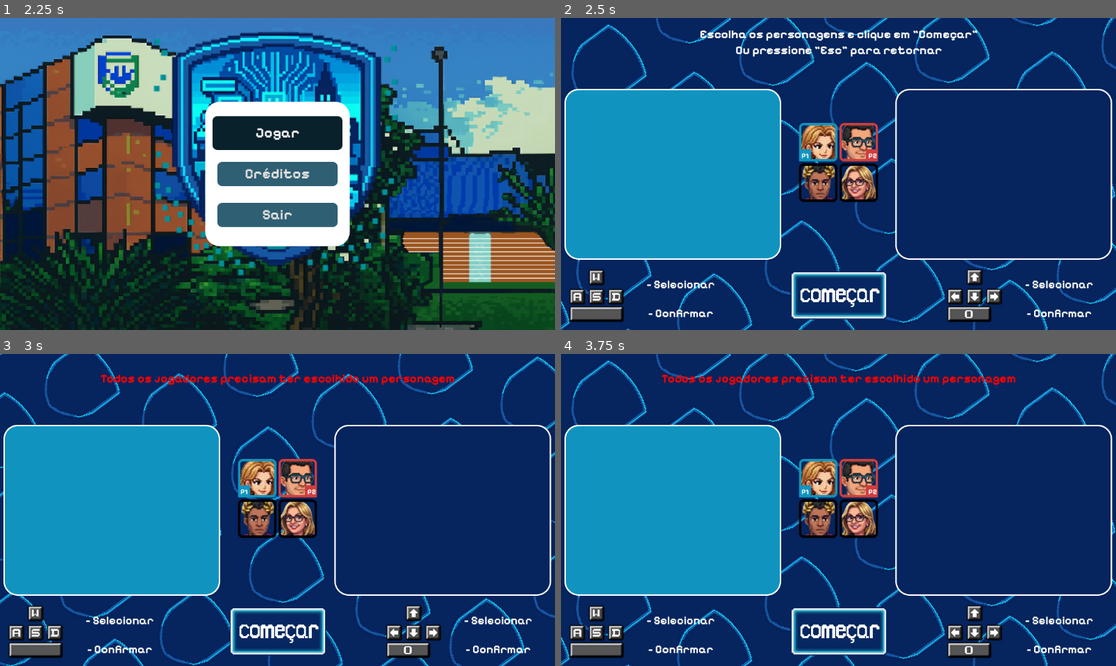
Above: before the commit, frames 1-4 (two rows, left to right).
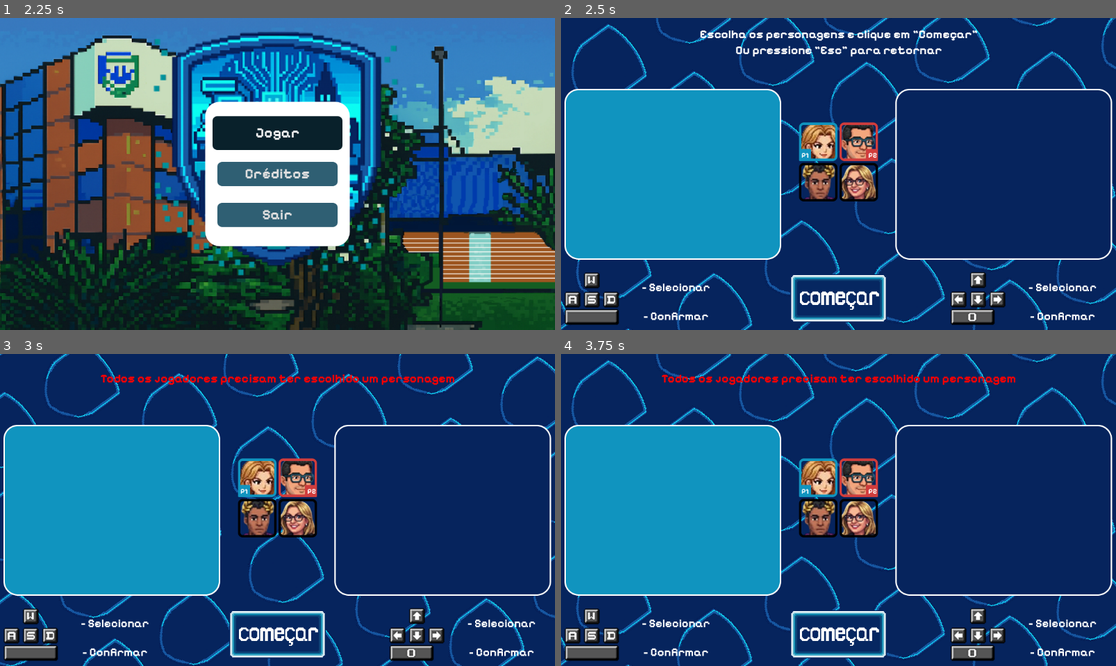
Above: after the commit, the same moments.

Repository: RailanTeles/UniFighters
Game: Godot game, scene res://menu.tscn
Two runs of this game, one before a commit and one after it. Both use one fixed random seed, a clock stepped at 60 frames per second and the inputs below. Sound files missing from this copy of the repository are replaced by a short silence.
Inputs (mouse positions are in pixels of both pictures, inside the frame that each line leads up to; where the layout moved, square brackets give the same spot in the first picture):
- Up to frame 1 (2.25 s): tap Enter at 0.5 s; hold D (p1_direita) 0.53-1.25 s; tap Down (p2_baixo) at 0.6 s; tap Space (p1_pular) at 0.77 s; click "Jogar" at 1.25 s; click "Jogar" at 2 s
- Up to frame 2 (2.5 s): no input
- Up to frame 3 (3 s): click (277, 634) [277, 631] at 2.75 s
- Up to frame 4 (3.75 s): click (838, 634) [838, 631] at 3.5 s

Frame 1 is identical in both runs. In frame 2, 5.5% of the frame differs, in the area x 0-97%, y 33-99%; in frame 3, 5.5%; in frame 4, 5.5%.

Commit message:
Update selecao.tscn

Diff:
--- a/selecao.tscn
+++ b/selecao.tscn
@@ -119,57 +119,30 @@
 horizontal_alignment = 1
 vertical_alignment = 1
 
-[node name="botoes" type="Control" parent="."]
+[node name="botoes" type="HBoxContainer" parent="."]
 custom_minimum_size = Vector2(300, 0)
 layout_mode = 1
 anchors_preset = 12
 anchor_top = 1.0
 anchor_right = 1.0
 anchor_bottom = 1.0
-offset_top = -142.0
+offset_top = -130.0
 grow_horizontal = 2
 grow_vertical = 0
 
 [node name="botoesP1" type="TextureRect" parent="botoes"]
-layout_mode = 1
-anchors_preset = 4
-anchor_top = 0.5
-anchor_bottom = 0.5
-offset_left = 10.0
-offset_top = -64.0
-offset_right = 360.0
-offset_bottom = 64.0
-grow_vertical = 2
+layout_mode = 2
+size_flags_vertical = 4
 texture = ExtResource("4_hyemw")
 
-[node name="botoesP2" type="TextureRect" parent="botoes"]
-layout_mode = 1
-anchors_preset = 6
-anchor_left = 1.0
-anchor_top = 0.5
-anchor_right = 1.0
-anchor_bottom = 0.5
-offset_left = -358.0
-offset_top = -65.0
-offset_right = -7.0
-offset_bottom = 65.0
-grow_horizontal = 0
-grow_vertical = 2
-texture = ExtResource("5_sofw2")
+[node name="espaco1" type="Control" parent="botoes"]
+layout_mode = 2
+size_flags_horizontal = 3
 
 [node name="comecarButton" type="TextureButton" parent="botoes"]
-layout_mode = 1
-anchors_preset = 8
-anchor_left = 0.5
-anchor_top = 0.5
-anchor_right = 0.5
-anchor_bottom = 0.5
-offset_left = -100.0
-offset_top = -50.0
-offset_right = 100.0
-offset_bottom = 50.0
-grow_horizontal = 2
-grow_vertical = 2
+custom_minimum_size = Vector2(200, 100)
+layout_mode = 2
+size_flags_vertical = 4
 focus_neighbor_top = NodePath("../../selecao/GridContainer/Char3")
 
 [node name="animacao" type="AnimatedSprite2D" parent="botoes/comecarButton"]
@@ -190,7 +163,16 @@
 [node name="confirmarSom" type="AudioStreamPlayer" parent="botoes/comecarButton"]
 stream = ExtResource("9_qbpjo")
 
-[node name="selecao" type="Control" parent="."]
+[node name="espaco2" type="Control" parent="botoes"]
+layout_mode = 2
+size_flags_horizontal = 3
+
+[node name="botoesP2" type="TextureRect" parent="botoes"]
+layout_mode = 2
+size_flags_horizontal = 8
+texture = ExtResource("5_sofw2")
+
+[node name="selecao" type="HBoxContainer" parent="."]
 layout_mode = 1
 anchors_preset = 14
 anchor_top = 0.5
@@ -202,20 +184,9 @@
 grow_vertical = 2
 
 [node name="GridContainer" type="GridContainer" parent="selecao"]
-layout_mode = 1
-anchors_preset = 8
-anchor_left = 0.5
-anchor_top = 0.5
-anchor_right = 0.5
-anchor_bottom = 0.5
-offset_left = -82.0
-offset_top = -82.0
-offset_right = 82.0
-offset_bottom = 82.0
-grow_horizontal = 2
-grow_vertical = 2
-size_flags_horizontal = 4
-size_flags_vertical = 6
+layout_mode = 2
+size_flags_horizontal = 6
+size_flags_vertical = 4
 columns = 2
 
 [node name="Char1" type="TextureButton" parent="selecao/GridContainer"]
